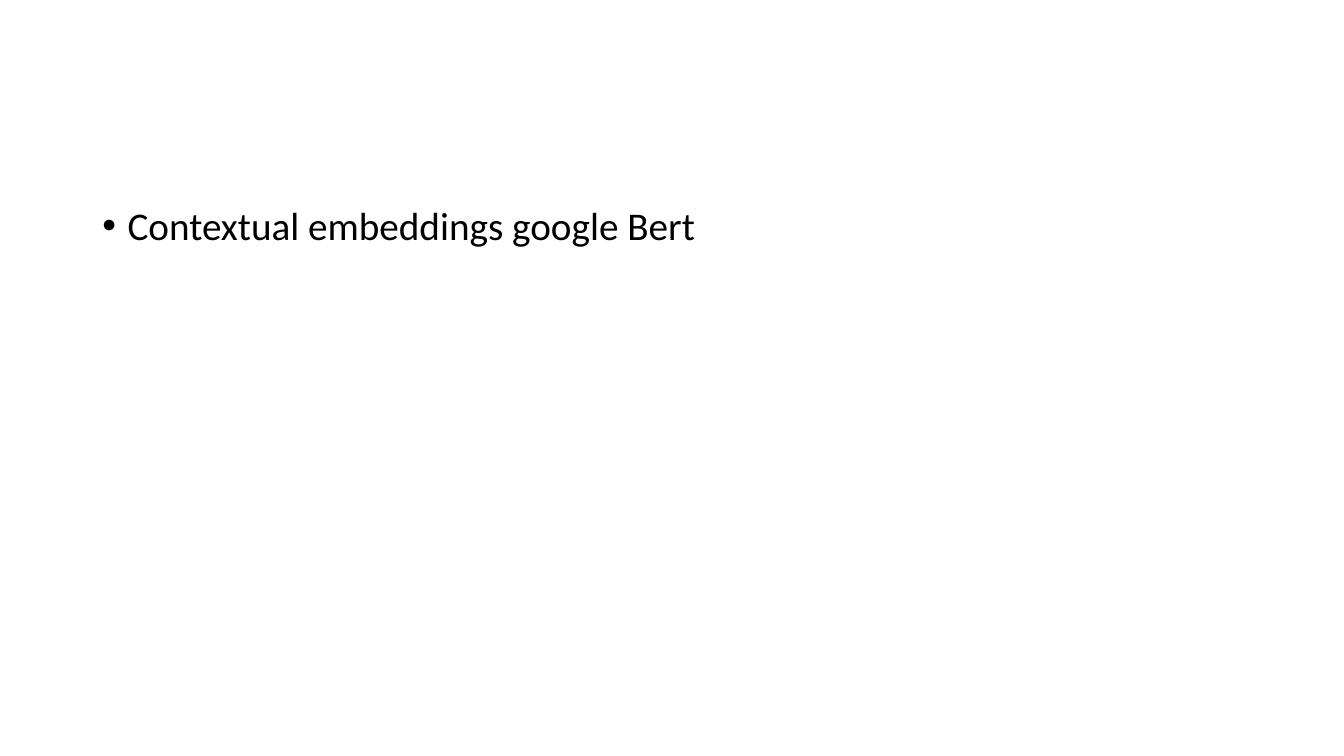
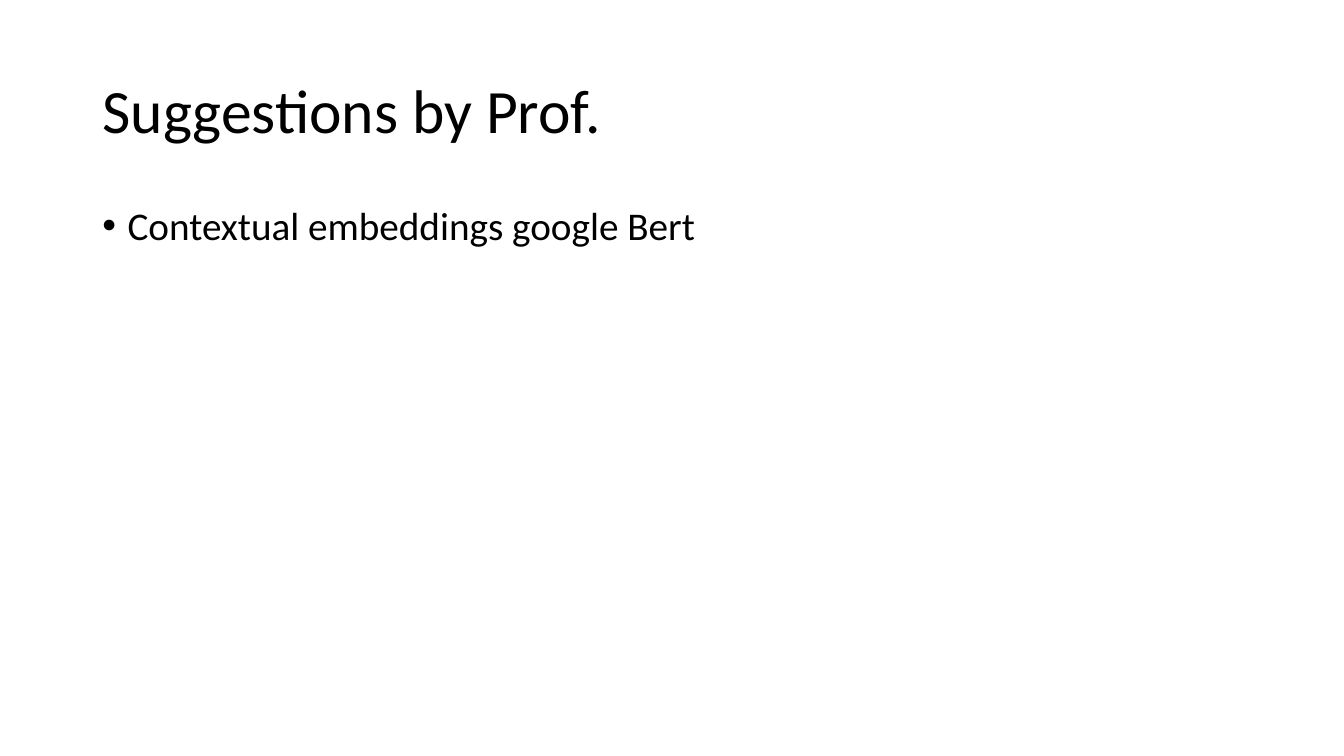
Before and after one commit to Tsunetsuki/AILab2023, a slide deck: slide 4 of Project - Slides/Progress Week 1.odp. Drawn at 1344x756 pixels with LibreOffice and Linux fonts; fonts in the diff are those of the drawing. Boxes give left, top, right and bottom in pixels: in the first picture for what was removed or moved away, otherwise in the second. Text is boxed around its words. In the diff, an @@ line names an element or a change of style, - is before the commit and + after.

Commit message:
slight correction in slides

```diff
--- a/Project - Slides/Progress Week 1.odp
+++ b/Project - Slides/Progress Week 1.odp
@@ title added at (102,90,601,144), 44 pt, text #000000 @@
+Suggestions by Prof.
```
